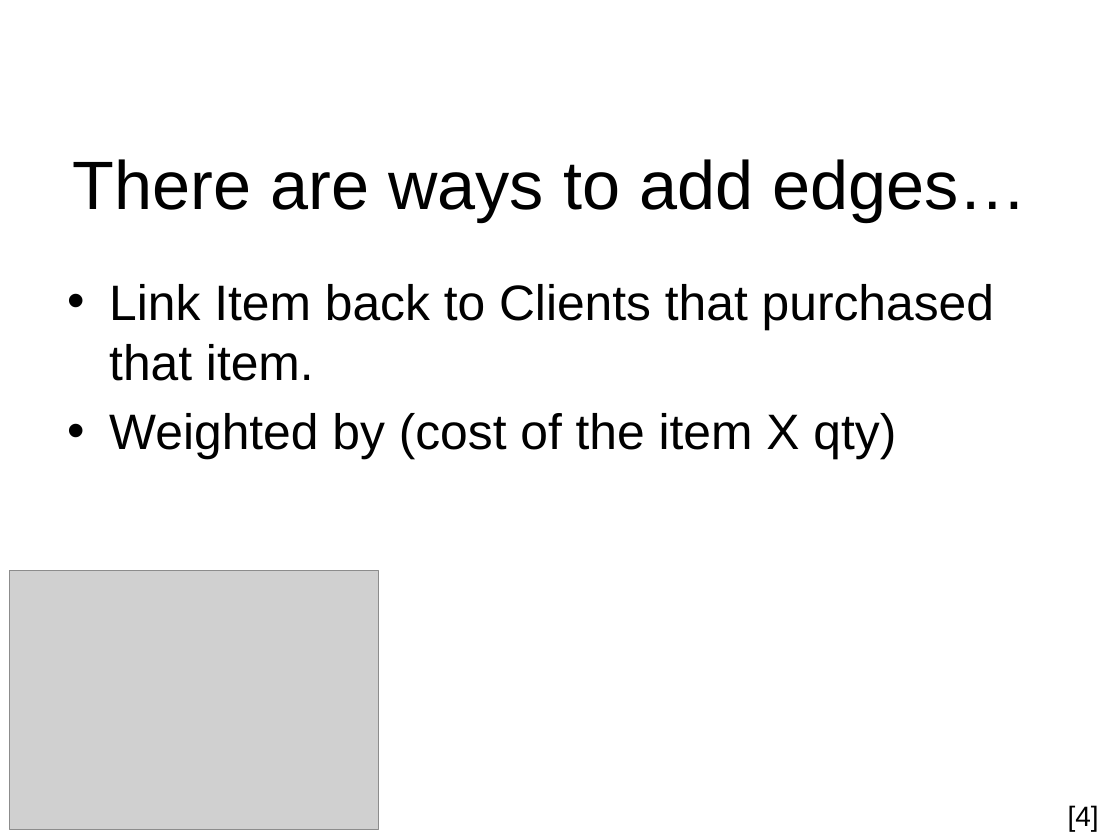
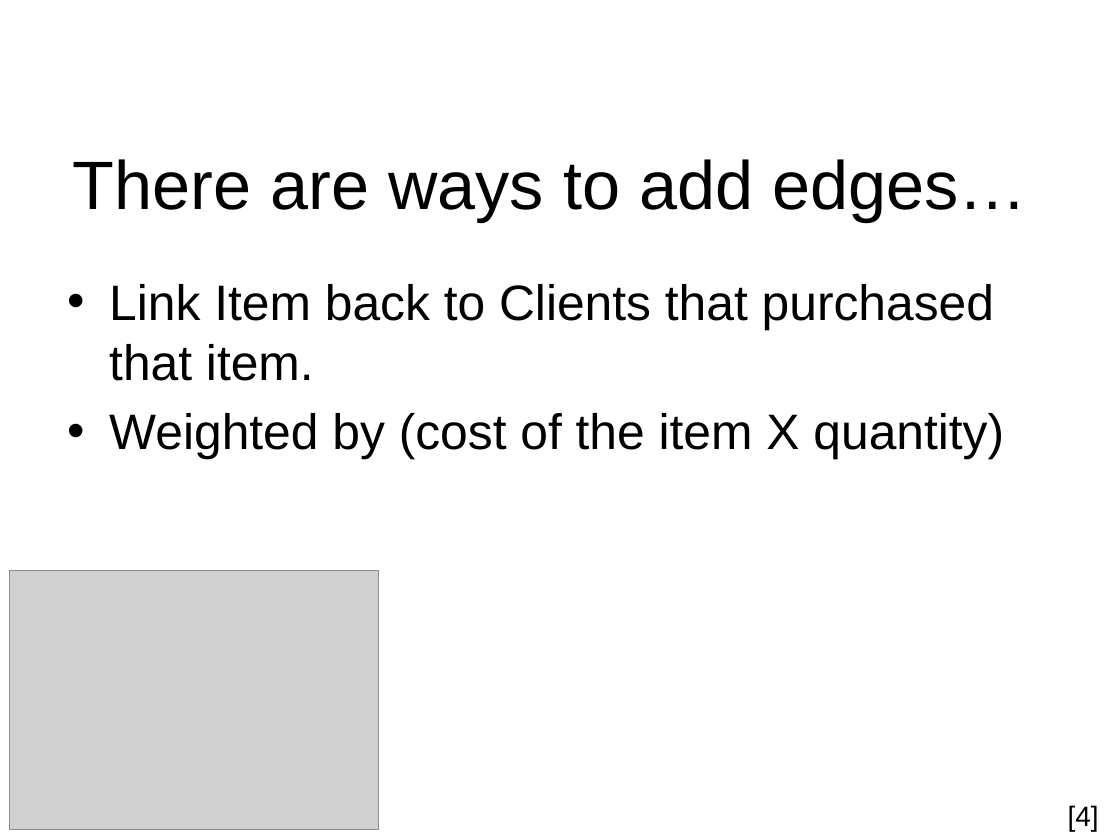
Before and after one commit to nicomp42/CS7081Spring2016Group01FinalProject, a slide deck: slide 10 of Team 01 Final Project.pptx. Drawn at 1120x840 pixels with LibreOffice and Linux fonts; fonts in the diff are those of the drawing; grey boxes stand for pictures; background and template pictures are left out. Boxes give left, top, right and bottom in pixels: in the first picture for what was removed or moved away, otherwise in the second. Text is boxed around its words. In the diff, an @@ line names an element or a change of style, - is before the commit and + after.

```diff
--- a/Team 01 Final Project.pptx
+++ b/Team 01 Final Project.pptx
@@ text at [109, 413, 1004, 460]: text changed @@
-• Weighted by (cost of the item X qty)
+• Weighted by (cost of the item X quantity)
```
Also in this commit, not shown: 5 other slides changed, 3 slides added, 1 other file.
